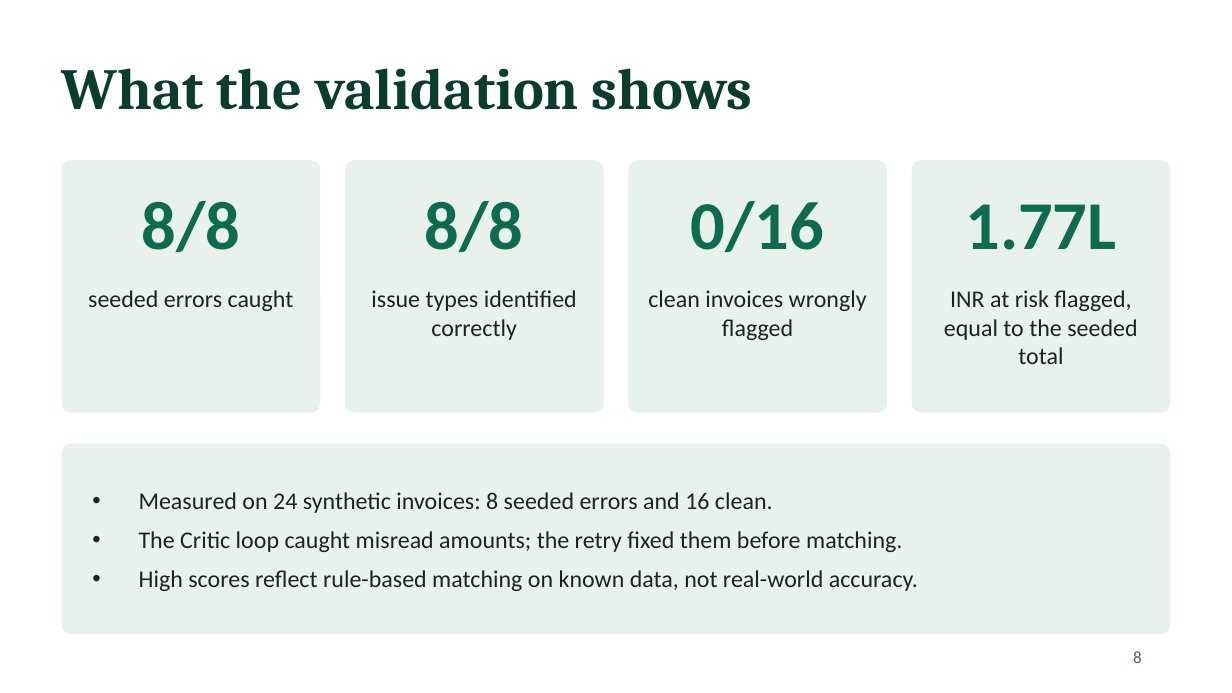
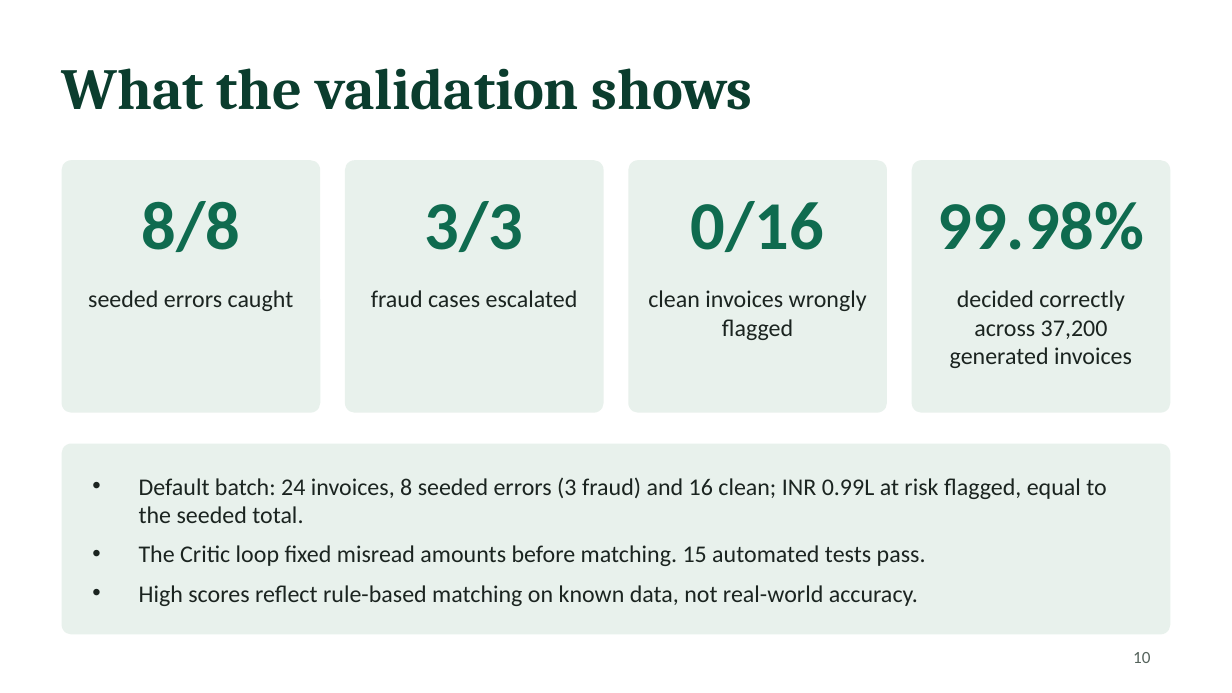
Before and after one commit to Saafalya/invoice_agents, a slide deck: slide 10 of docs/FAAISaafalyaSengupta158.pptx (slide 8 before the commit). Drawn at 1232x693 pixels with LibreOffice and Linux fonts; fonts in the diff are those of the drawing. Boxes give left, top, right and bottom in pixels: in the first picture for what was removed or moved away, otherwise in the second. Text is boxed around its words. In the diff, an @@ line names an element or a change of style, - is before the commit and + after.

```diff
--- a/docs/FAAISaafalyaSengupta158.pptx
+++ b/docs/FAAISaafalyaSengupta158.pptx
@@ text at [425, 201, 524, 252]: text changed @@
-8/8
+3/3
@@ text at [938, 201, 1145, 250]: text changed @@
-1.77L
+99.98%
@@ text at [371, 290, 578, 307]: text changed @@
-issue types identified correctly
+fraud cases escalated
@@ text at [950, 290, 1132, 368]: text changed @@
-INR at risk flagged, equal to the seeded total
+decided correctly across 37,200 generated invoices
@@ text at [139, 478, 1106, 566]: text changed @@
-• Measured on 24 synthetic invoices: 8 seeded errors and 16 clean.
-• The Critic loop caught misread amounts; the retry fixed them before matching.
+• Default batch: 24 invoices, 8 seeded errors (3 fraud) and 16 clean; INR 0.99L at risk flagged, equal to the seeded total.
+• The Critic loop fixed misread amounts before matching. 15 automated tests pass.
@@ page number at [1133, 652, 1150, 663]: text changed @@
-8
+10
```
Also in this commit, not shown: 5 other slides changed, 2 slides added, 19 other files.
